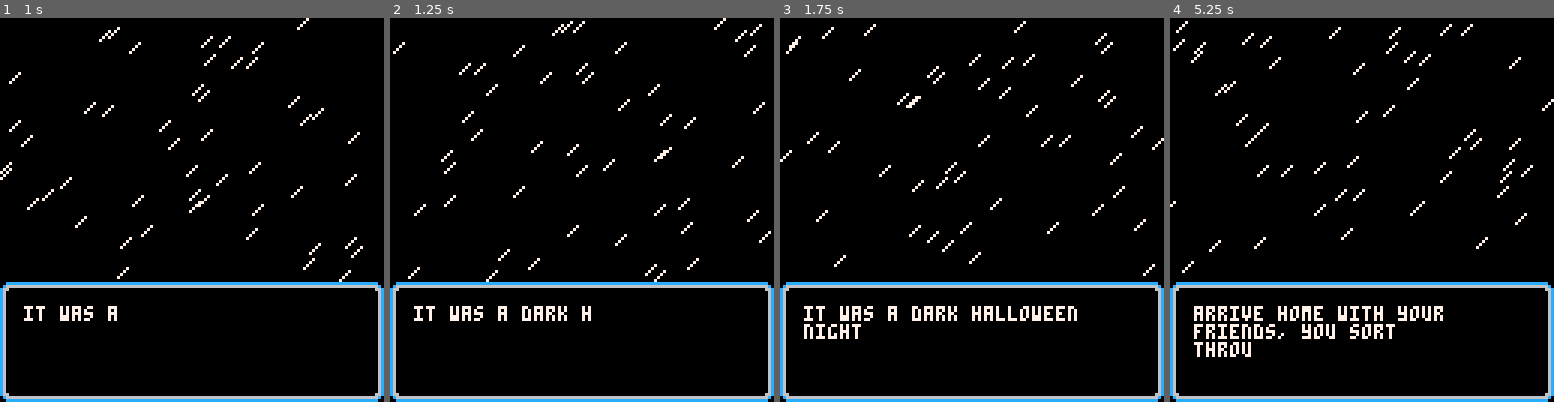
Above: before the commit, frames 1-4 (left to right).
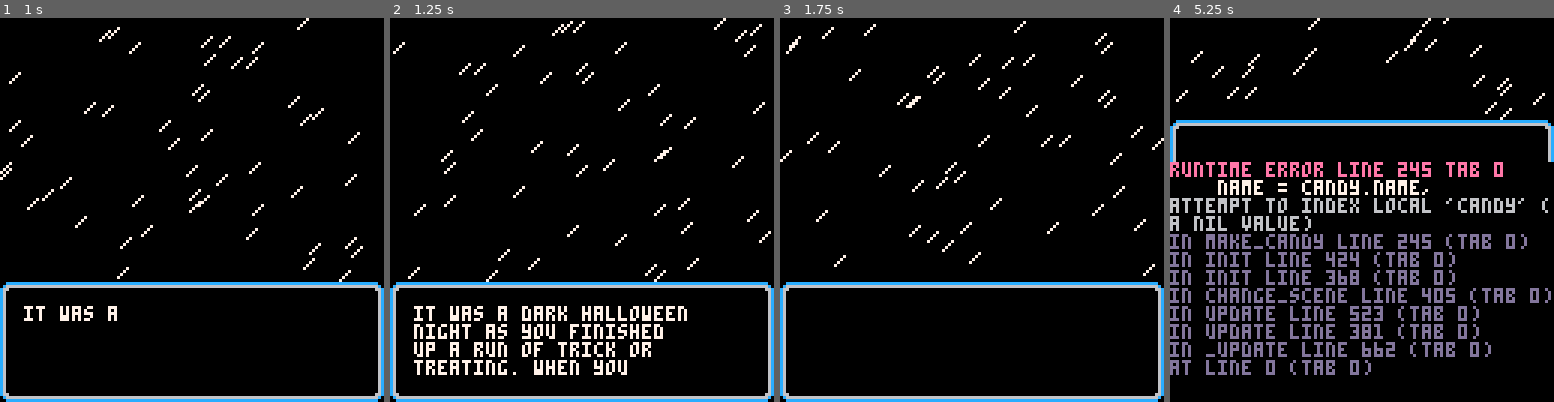
Above: after the commit, the same moments.

Repository: rustybailey/candy-fight
Game: PICO-8 cartridge game.p8
The game is run twice, just before and just after one commit, with the same random seed, the same clock (stepped at 60 frames per second) and the same inputs.
Inputs:
- Up to frame 1 (1 s): tap X (X key) at 0.33 s; tap O (Z key) at 0.7 s
- Up to frame 2 (1.25 s): tap X (X key) at 1.07 s
- Up to frame 3 (1.75 s): hold Right from 1.6 s (still down); tap O (Z key) at 1.7 s
- Up to frame 4 (5.25 s): tap X (X key) every 1.12 s from 1.85 to 5.2 s; release Right at 2.1 s; tap O (Z key) every 0.4 s from 2.1 to 4.9 s; hold Up 2.15-2.42 s; hold Right 2.47-3.03 s; hold Left 3.08-3.58 s; hold Down 3.63-3.97 s; hold Right 4.02-4.68 s; hold Up 4.73-5.03 s; hold Left from 5.08 s (still down)

Frame 1 is identical in both runs. In frame 2, 3.4% of the frame differs, in the area x 6-78%, y 75-93%; in frame 3, 1.5%; in frame 4, 22%, in the area x 0-100%, y 0-100%.
Error after the commit: runtime error line 245 tab 0; name = candy.name,; attempt to index local 'candy' (a nil value)

Commit message:
Press X (or B button) to skip to end of current passage

Diff:
--- a/game.p8
+++ b/game.p8
@@ -110,8 +110,13 @@
       for i = 1, #line do
         self.current_message ..= sub(line, i, i)
 
-        if (i % 5 == 0) sfx(2)
-        yield()
+        -- press btn 5 to skip to the end of the current passage
+        -- otherwise, print 1 character per frame
+        -- with sfx about every 5 frames
+        if (not btnp(5)) then
+          if (i % 5 == 0) sfx(2)
+          yield()
+        end
       end
       self.current_message ..= '\n'
       self.current_line_count += 1
